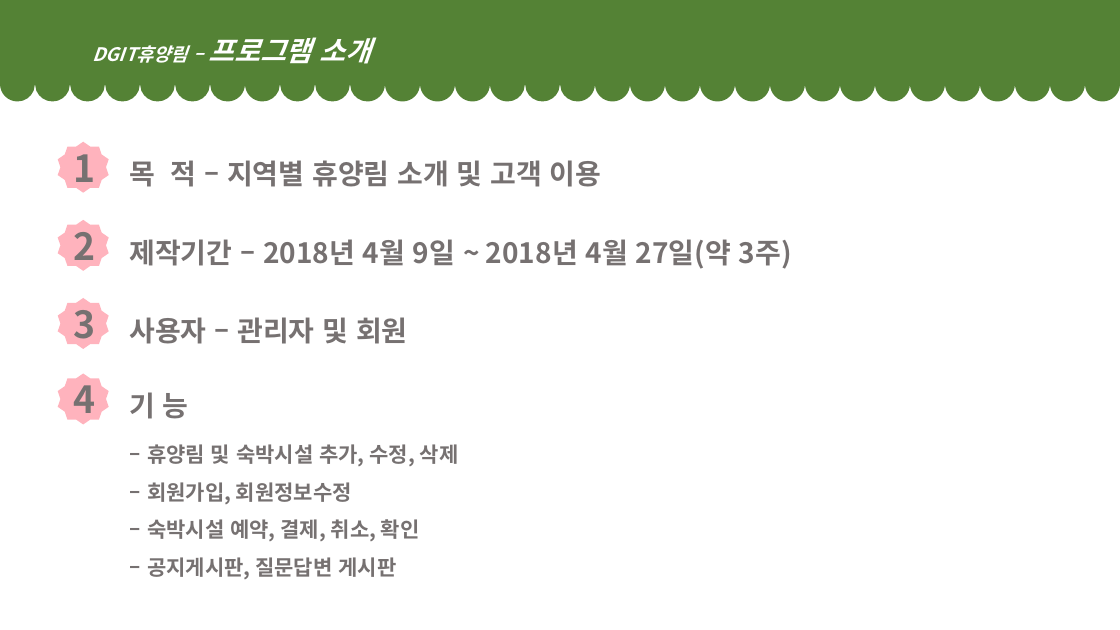
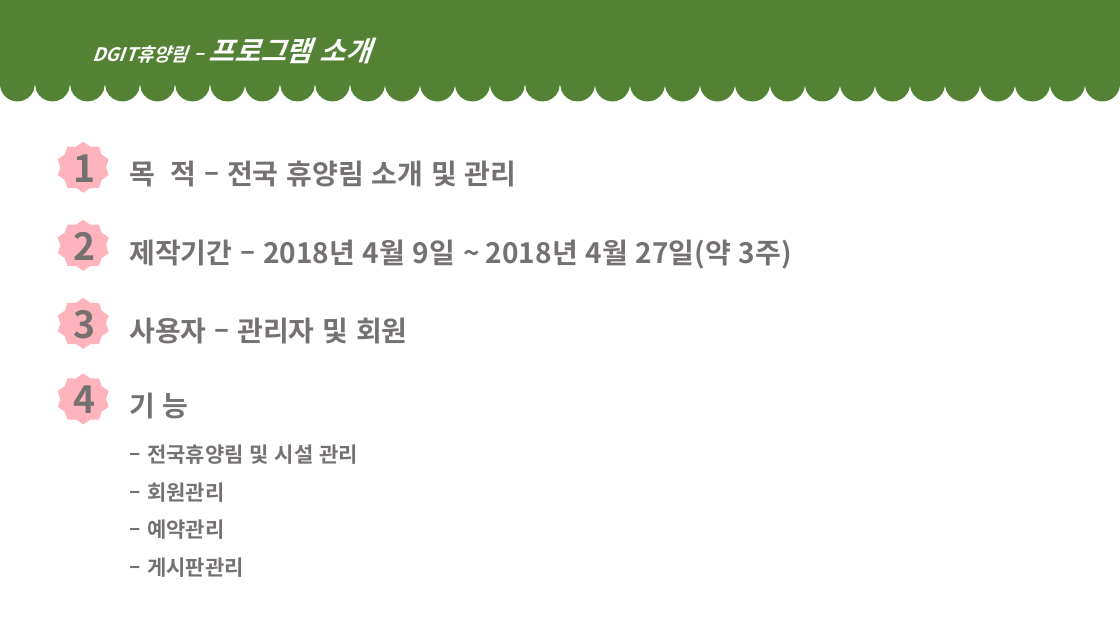
Before and after one commit to dhddldidk/forest, a slide deck: slide 3 of dataFiles/forest.pptx. Drawn at 1120x630 pixels with LibreOffice and Linux fonts; fonts in the diff are those of the drawing. Boxes give left, top, right and bottom in pixels: in the first picture for what was removed or moved away, otherwise in the second. Text is boxed around its words. In the diff, an @@ line names an element or a change of style, - is before the commit and + after.

Commit message:
발표 ppt수정

```diff
--- a/dataFiles/forest.pptx
+++ b/dataFiles/forest.pptx
@@ text at bbox=[129, 160, 517, 187]: text changed @@
-목 적 – 지역별 휴양림 소개 및 고객 이용
+목 적 – 전국 휴양림 소개 및 관리
@@ text at bbox=[147, 444, 358, 577]: text changed @@
-– 휴양림 및 숙박시설 추가, 수정, 삭제
-– 회원가입, 회원정보수정
-– 숙박시설 예약, 결제, 취소, 확인
-– 공지게시판, 질문답변 게시판
+– 전국휴양림 및 시설 관리
+– 회원관리
+– 예약관리
+– 게시판관리
```
Also in this commit, not shown: 6 other slides changed.
